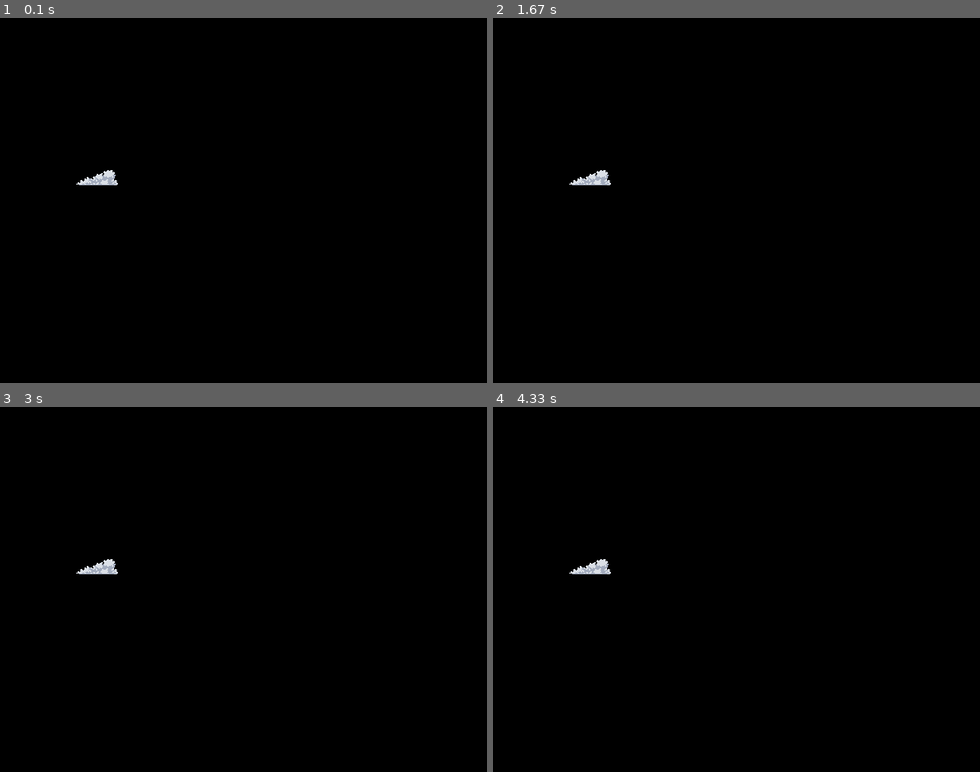
Above: before the commit, frames 1-4 (two rows, left to right).
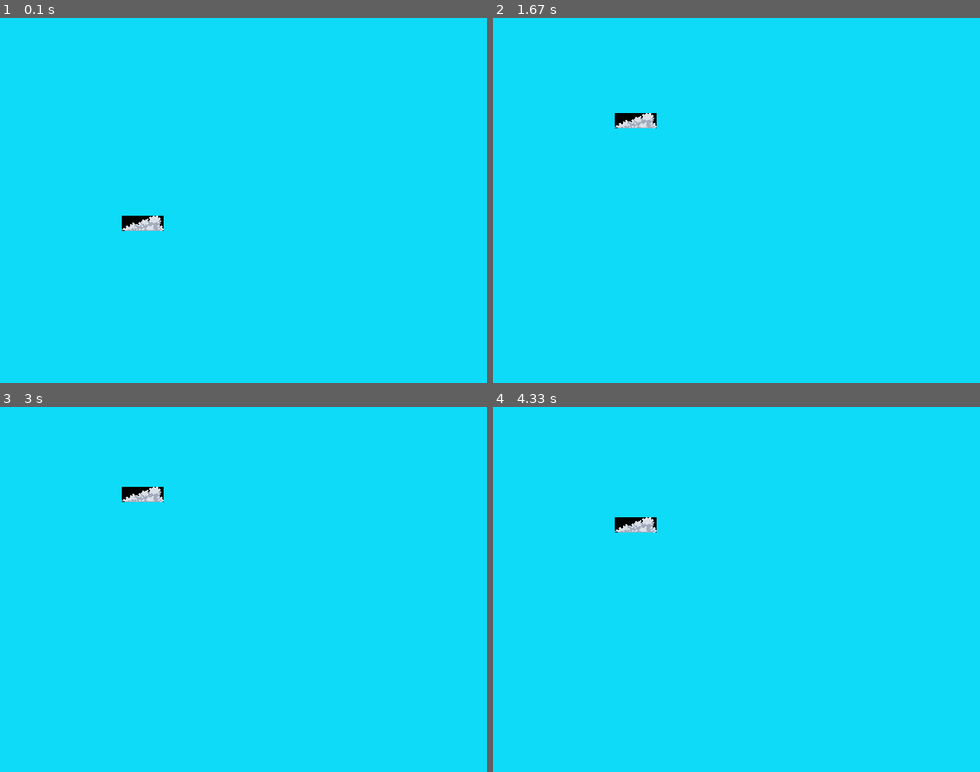
Above: after the commit, the same moments.

Repository: brccabral/Python_Pygame_Platformer_Tutorial
Game: pygame game, started from game.py
The game is run twice, just before and just after one commit, with the same random seed, the same clock (stepped at 60 frames per second) and the same inputs.
Inputs:
- Up to frame 1 (0.1 s): no input
- Up to frame 2 (1.67 s): hold Up 0.33-0.8 s; hold Down 0.83-1.13 s; hold Up 1.17-1.53 s; hold Down from 1.57 s (still down)
- Up to frame 3 (3 s): release Down at 1.93 s; hold Up 1.97-2.27 s; hold Down 2.3-2.6 s; hold Up from 2.63 s (still down)
- Up to frame 4 (4.33 s): release Up at 3 s; hold Down 3.03-3.4 s; hold Up 3.43-3.73 s; hold Down 3.77-4.07 s; hold Up from 4.1 s (still down)

The runs differ from the first frame. In frame 1, 100% of the frame differs, in the area x 0-100%, y 0-100%; in frame 2, 100%; in frame 3, 100%; in frame 4, 100%.

Commit message:
move image

Diff:
--- a/game.py
+++ b/game.py
@@ -11,16 +11,35 @@
         self.clock = pygame.time.Clock()
 
         self.img = pygame.image.load("data/images/clouds/cloud_1.png")
+        self.img_pos = [160, 260]
+        self.movement = [False, False]
 
     def run(self):
         while True:
-            self.screen.blit(self.img, (100, 200))
+            # clear screen
+            self.screen.fill((14, 219, 248))
+
+            # move image
+            self.img_pos[1] += (self.movement[1] - self.movement[0]) * 5
+            self.screen.blit(self.img, self.img_pos)
 
             for event in pygame.event.get():
                 if event.type == pygame.QUIT:
                     pygame.quit()
                     sys.exit()
 
+                # keyboard events
+                if event.type == pygame.KEYDOWN:
+                    if event.key == pygame.K_UP:
+                        self.movement[0] = True
+                    if event.key == pygame.K_DOWN:
+                        self.movement[1] = True
+                if event.type == pygame.KEYUP:
+                    if event.key == pygame.K_UP:
+                        self.movement[0] = False
+                    if event.key == pygame.K_DOWN:
+                        self.movement[1] = False
+
             pygame.display.update()
             self.clock.tick(60)
 
